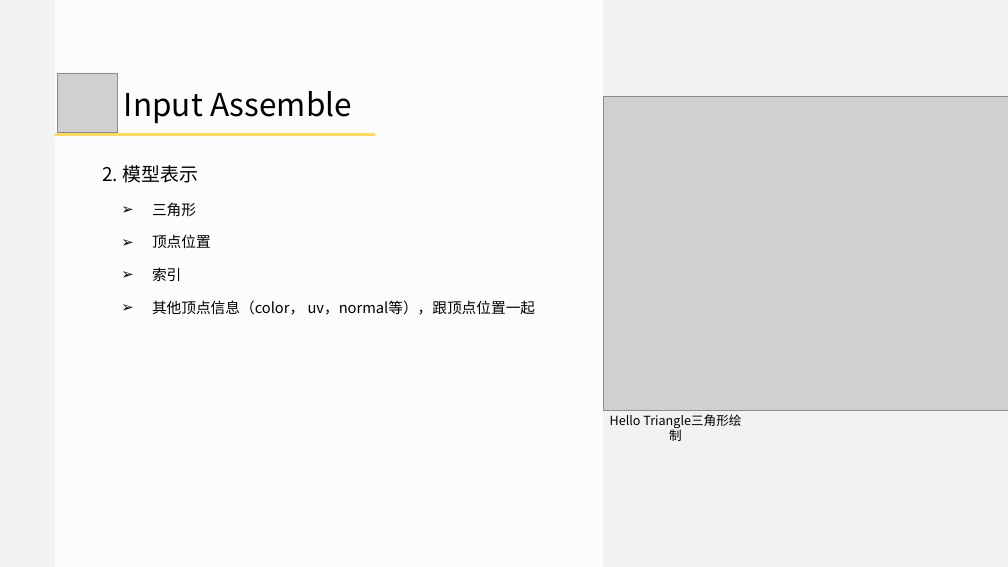
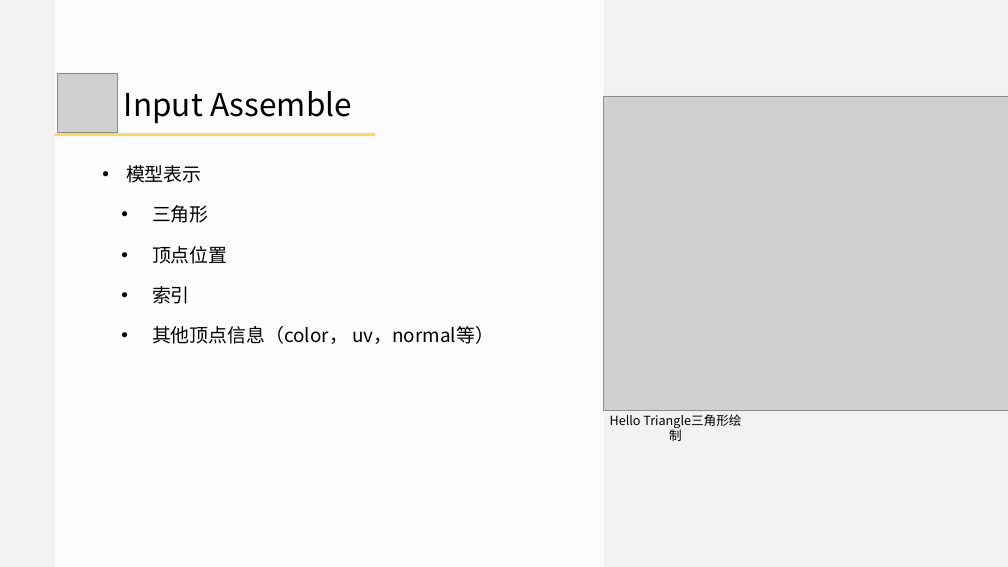
Before and after one commit to doomlover/KSGameEngineTutorials, a slide deck: slide 10 of PPTs/03.深入DX12绘制一.pptx. Drawn at 1008x567 pixels with LibreOffice and Linux fonts; fonts in the diff are those of the drawing; grey boxes stand for pictures. Boxes give left, top, right and bottom in pixels: in the first picture for what was removed or moved away, otherwise in the second. Text is boxed around its words. In the diff, an @@ line names an element or a change of style, - is before the commit and + after.

```diff
--- a/PPTs/03.深入DX12绘制一.pptx
+++ b/PPTs/03.深入DX12绘制一.pptx
@@ text at (x1=126, y1=165, x2=202, y2=183): text changed @@
-2. 模型表示
+• 模型表示
@@ text at (x1=152, y1=205, x2=228, y2=304): size 28 to 36 pt in "三角形", "顶点位置", "索引"; bullet ➢ to • @@
@@ text at (x1=152, y1=326, x2=494, y2=344): text changed; size 28 to 36 pt @@
-  ➢ 其他顶点信息（color， uv，normal等），跟顶点位置一起
+  • 其他顶点信息（color， uv，normal等）
```
Also in this commit, not shown: 28 other slides changed, 1 slide added.
